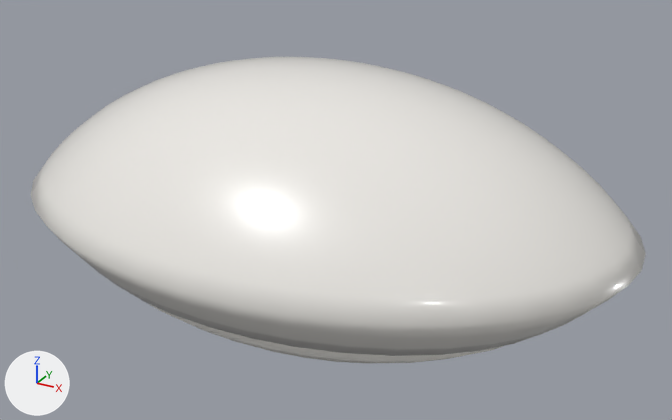
What one commit did to the glTF model public/halrune/buds-low.glb.
One viewpoint serves both versions: a 50 mm lens placed at (0.051, -0.0878, 0.0591), pointed at (0.0023, 0.0007, 0.0149). Lighting does not change. The marker at lower left points along +X, +Y and +Z. The older version comes first. Where no turn or scale is listed for an object, it has been applied to the vertices.

Script lines for the objects in view, before the commit:
```python
me_sphere = bpy.data.meshes.new('Sphere')
me_sphere.from_pydata(...)  # 642 vertices, 1280 faces; spans x -0.029..0.029, y -0.0199..0.0199, z -0.0047..0.0047
me_sphere.materials.append(mat_ceramic)  # white #efece7
me_sphere_001 = bpy.data.meshes.new('Sphere.001')
me_sphere_001.from_pydata(...)  # 1202 vertices, 2400 faces; spans x -0.0378..0.0378, y -0.026..0.026, z -0.0111..0.0111
me_sphere_001.materials.append(mat_ceramic)  # white #efece7
ob_case_base = bpy.data.objects.new('case_base', me_sphere)
ob_case_base.location = (0.0, 0.0, 0.00468)
ob_case_lid = bpy.data.objects.new('case_lid', me_sphere_001)
ob_case_lid.location = (0.0, 0.0, 0.02094)
```
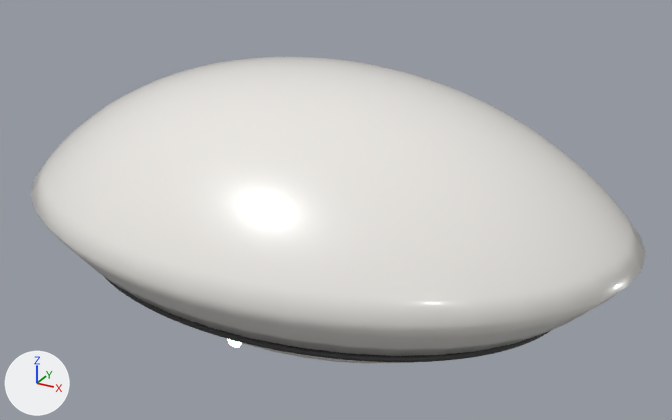
Pixel boxes (x1, y1, x2, y2) of what changed, in the pictures (672 x 420 px):
'seam', added (mostly hidden): after (105, 277, 551, 362)
'status_light', added: after (227, 339, 241, 348)
'case_base', unchanged, covered by the edit: before (148, 303, 506, 363); after (229, 339, 414, 363)

The change in detail:
Material 'led' (mat_led) is new.
Its base color is (0.2, 0.9, 0.5) (green #7cf3bc).
Its roughness is 0.3.
Its emission color is (0.3, 1.0, 0.55) (green #95ffc4).
Its emission strength is 6.0.
Material 'seam' (mat_seam) is new.
Its base color is (0.05, 0.05, 0.05) (dark grey #3f3f3f).
Its roughness is 0.6.
Mesh me_sphere_006 is new.
It is a UV sphere (24 segments, 12 rings, poles along z) spanning x -0.0009..0.0009, y -0.00036..0.00036, z -0.0009..0.0009.
It uses material mat_led (green #7cf3bc, glowing green #95ffc4).
Mesh me_seam is new.
It has 1162 vertices, 2324 faces and spans x -0.0308..0.0308, y -0.0213..0.0213, z -0.0003..0.0003.
It uses material mat_seam (dark grey #3f3f3f).
Object 'status_light' (ob_status_light) is new; it shows me_sphere_006.
Its location is (0.0, -0.01766, 0.0062).
Object 'seam' (ob_seam) is new; it shows me_seam.
Its location is (0.0, 0.0, 0.009).
